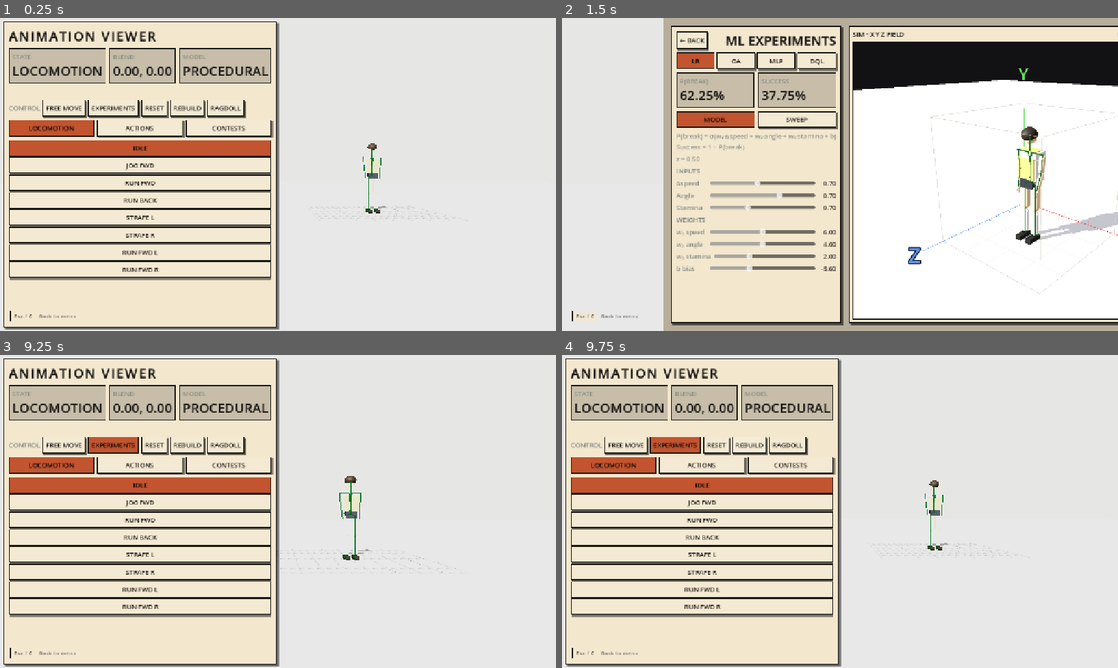
Above: before the commit, frames 1-4 (two rows, left to right).
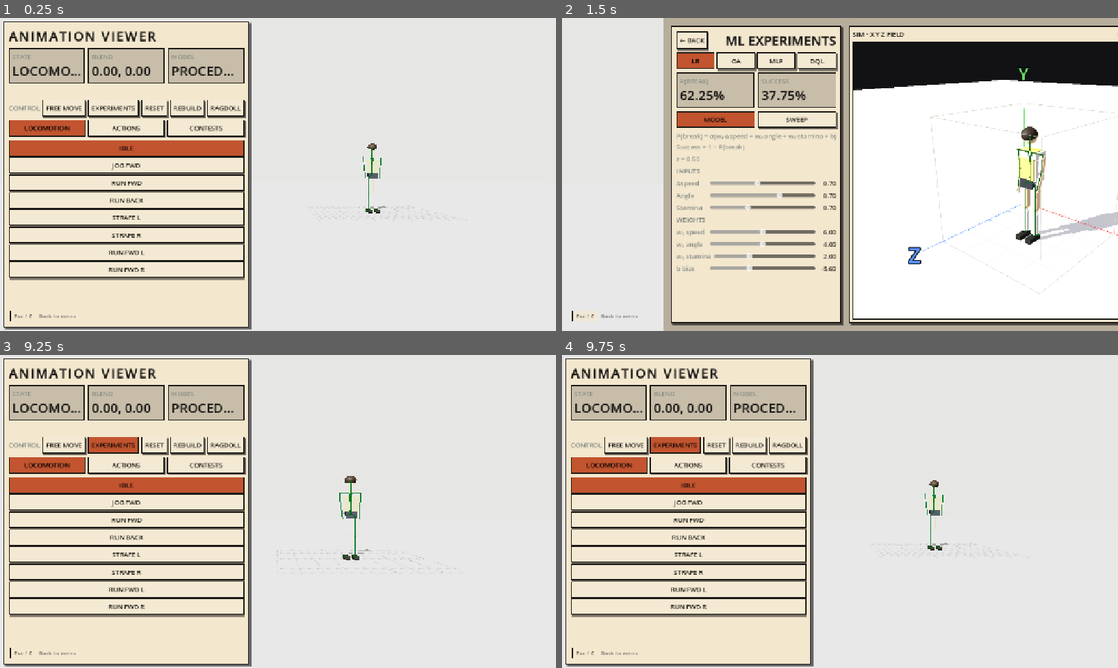
Above: after the commit, the same moments.

Repository: Yaandle/aussie-rules2
Game: Godot game, scene res://scenes/dev/animation_viewer.tscn
The game is run twice, just before and just after one commit, with the same random seed, the same clock (stepped at 60 frames per second) and the same inputs. This scene is started directly instead of the project's main scene.
Inputs:
- Up to frame 1 (0.25 s): no input
- Up to frame 2 (1.5 s): click "FREE MOVE" at 0.5 s; click "EXPERIMENTS" at 1.25 s
- Up to frame 3 (9.25 s): click "LR" at 2 s; click "GA" at 2.75 s; click "LR" at 3.5 s; click "MLP" at 4.25 s; click "GA" at 5 s; click "GA" at 5.75 s; click "MLP" at 6.5 s; click "MLP" at 7.25 s; click "DQL" at 8 s; click "← BACK" at 8.75 s
- Up to frame 4 (9.75 s): click "REBUILD" at 9.5 s

The runs differ from the first frame. In frame 1, 5.5% of the frame differs, in the area x 4-51%, y 1-100%; in frame 2, nothing differs; in frame 3, 5.5%; in frame 4, 5.5%.

Commit message:
Animation viewer: metric cards trim long state names instead of widening the menu
A long STATE (e.g. MARK_AGGRESSIVE_OFFBALANCE_R) grew its card and pushed
the menu panel across the subject. Values now clip with an ellipsis; panel
width measured unchanged while a variant plays.

Co-Authored-By: Claude Opus 5.5 <noreply@anthropic.com>

Diff:
--- a/scripts/dev/animation_viewer.gd
+++ b/scripts/dev/animation_viewer.gd
@@ -1555,6 +1555,10 @@
 
 	col.add_child(UIStyle.label(caption, UIStyle.SIZE_LABEL, UIStyle.TEXT_MUTED))
 	var value := UIStyle.label("—", UIStyle.SIZE_TITLE, UIStyle.TEXT_PRIMARY, UIStyle.WEIGHT_BOLD)
+	# Trim, don't grow: a long state name (MARK_AGGRESSIVE_OFFBALANCE_R) used
+	# to widen the card and push the whole menu panel across the subject.
+	value.clip_text = true
+	value.text_overrun_behavior = TextServer.OVERRUN_TRIM_ELLIPSIS
 	col.add_child(value)
 
 	return {"node": box, "value_label": value}
